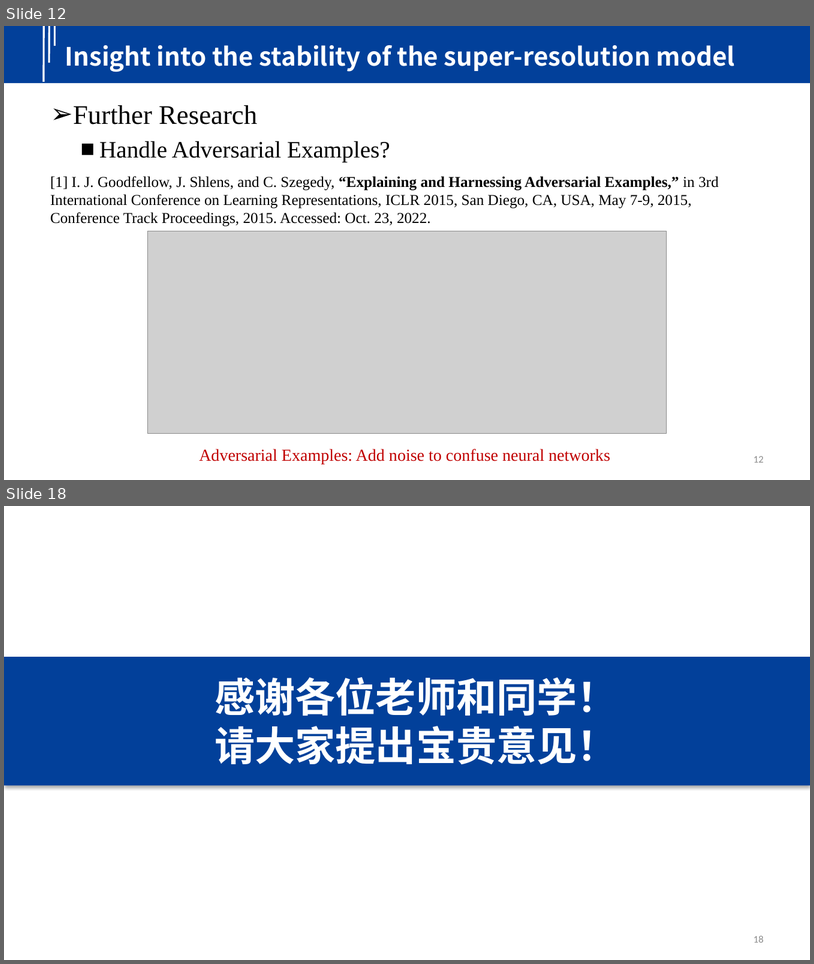
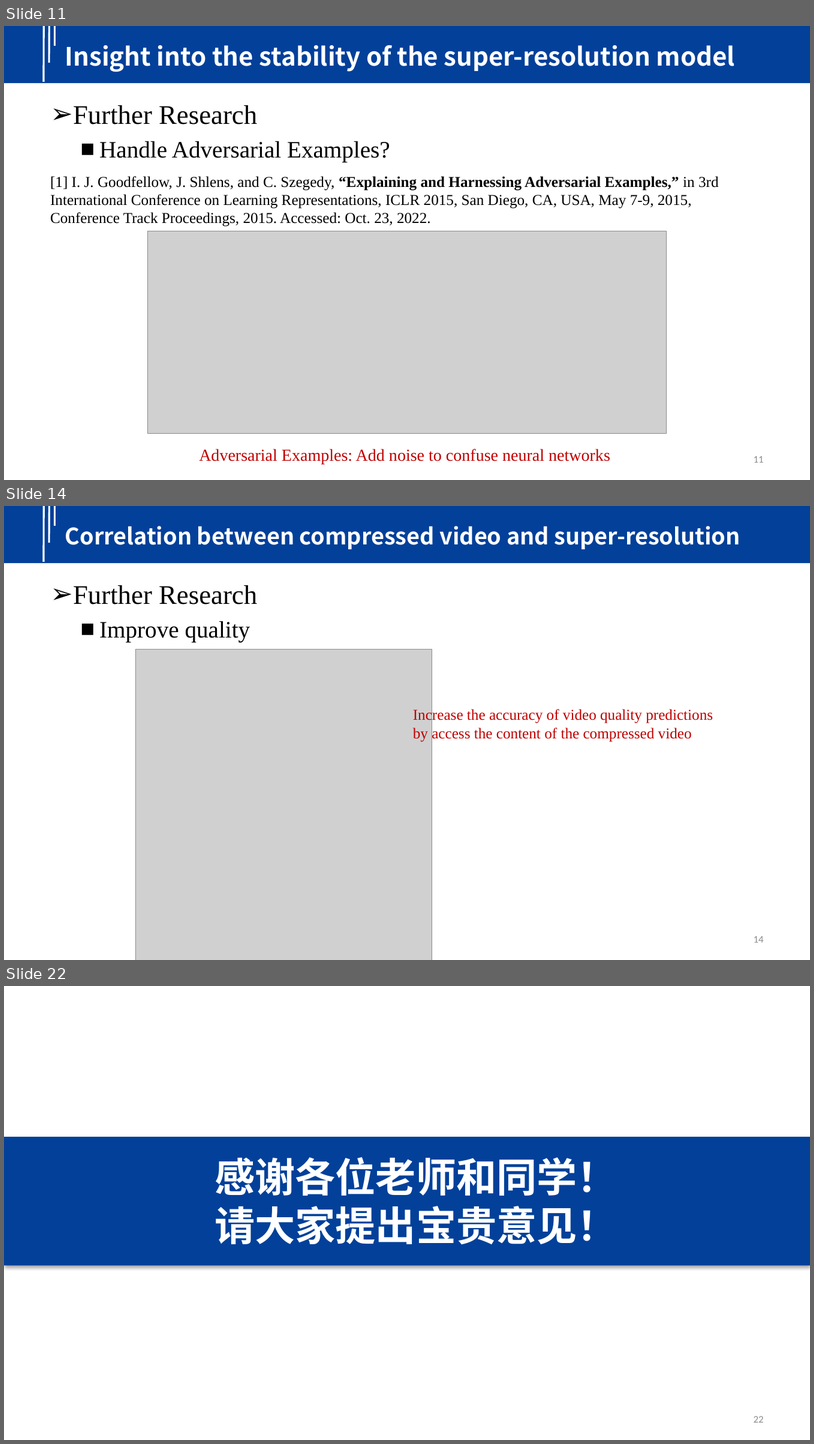
Before and after one commit to yindaheng98/Resume, a slide deck: Intro.pptx. Shown one above the other, each under a label of ours: slides 12 and 18 before the commit, slides 11, 14 and 22 after it; the slides between them are not shown. The pictures are 814x964 and 814x1444 pixels, drawn with LibreOffice and Linux fonts; fonts in the diff are those of the drawing; grey boxes stand for pictures; background and template pictures are left out. Boxes give left, top, right and bottom in pixels: in the first picture for what was removed or moved away, otherwise in the second. Text is boxed around its words. In the diff, an @@ line names an element or a change of style, - is before the commit and + after.

```diff
--- a/Intro.pptx
+++ b/Intro.pptx
@@ slide 14 added at (4, 506, 810, 960), background #FFFFFF; not listed: 4 template elements that a slide beside it also shows @@
@@ title added at (65, 526, 741, 549), 27 pt, text #FFFFFF, bold @@
+Correlation between compressed video and super-resolution
@@ text added at (73, 585, 257, 642), 32 pt, text #000000 @@
+➢ Further Research
+  ■ Improve quality
@@ picture added at (136, 649, 432, 960) @@
@@ text added at (413, 708, 713, 742), 18 pt, text #C00000 @@
+Increase the accuracy of video quality predictions
+by access the content of the compressed video
@@ page number added at (754, 936, 764, 942), 12 pt, text #8C8C8C @@
+14
@@ what was slide 12 is now slide 11 @@
@@ page number at (754, 456, 764, 462): text changed @@
-12
+11
@@ what was slide 18 is now slide 22 @@
@@ page number at (754, 1416, 764, 1422): text changed @@
-18
+22
```
Also in this commit, not shown: 9 slides changed, 4 other slides added, 5 slides removed.
